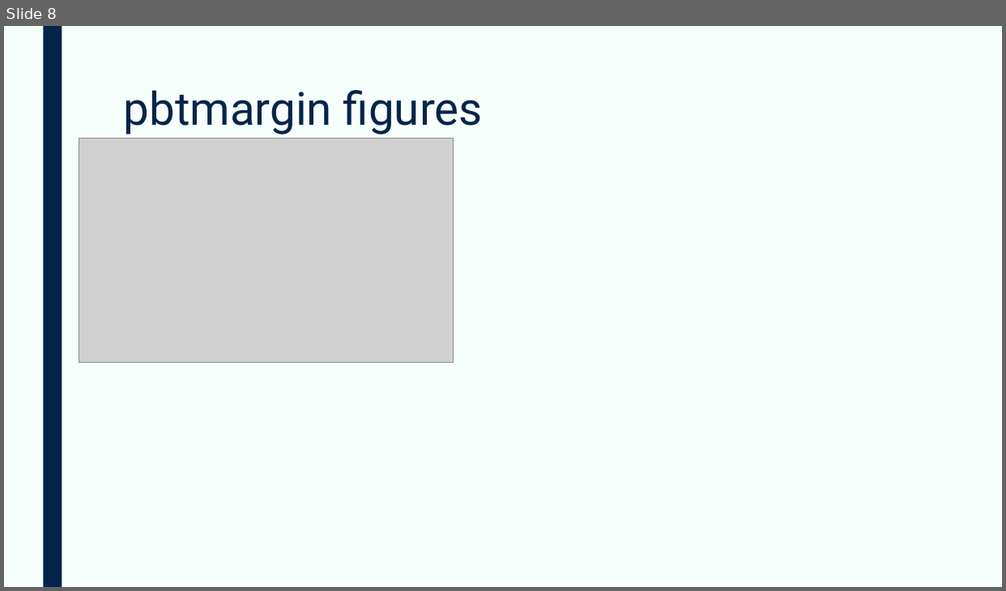
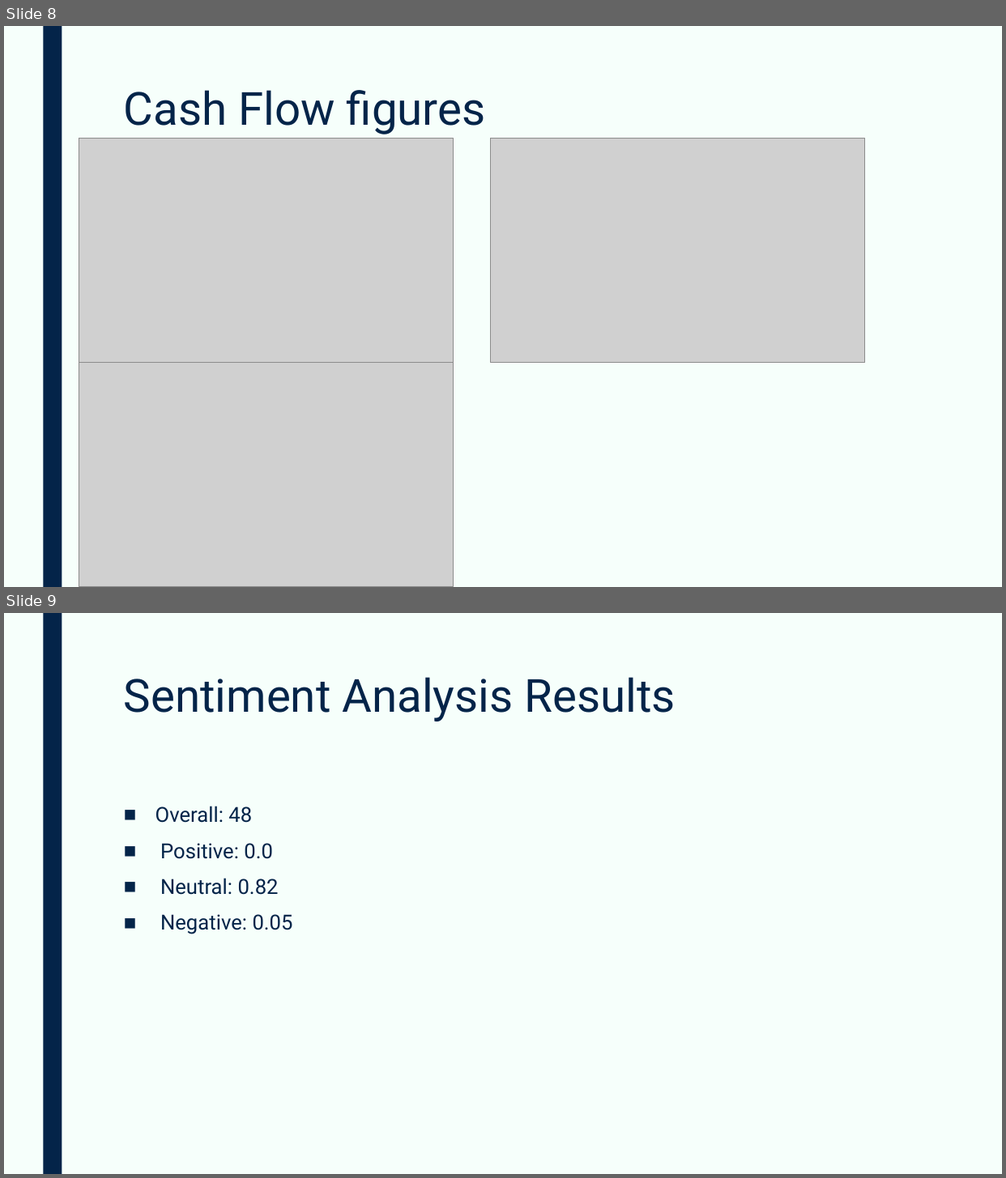
Before and after one commit to devangovind/AMUCLDISS, a slide deck: fastapi-backend/app/pres/output.pptx. Shown one above the other, each under a label of ours: slide 8 before the commit, slides 8 and 9 after it. The pictures are 1006x591 and 1006x1178 pixels, drawn with LibreOffice and Linux fonts; fonts in the diff are those of the drawing; grey boxes stand for pictures. Boxes give left, top, right and bottom in pixels: in the first picture for what was removed or moved away, otherwise in the second. Text is boxed around its words. In the diff, an @@ line names an element or a change of style, - is before the commit and + after.

```diff
--- a/fastapi-backend/app/pres/output.pptx
+++ b/fastapi-backend/app/pres/output.pptx
@@ slide 9 added at (4,613,1002,1174), background #F6FFFB; not listed: 1 template element that a slide beside it also shows @@
@@ title added at (124,677,675,722), 44 pt, text #042449 @@
+Sentiment Analysis Results
@@ text added at (155,806,293,935), 20 pt, text #042449 @@
+■ Overall: 48
+■ Positive: 0.0
+■ Neutral: 0.82
+■ Negative: 0.05
@@ slide 8 changed as well @@
@@ title at (124,90,486,135): text changed @@
-pbtmargin figures
+Cash Flow figures
@@ picture added at (491,139,865,363) @@
@@ picture added at (79,363,454,587) @@
```
Also in this commit, not shown: 7 other slides changed, 13 other files.
